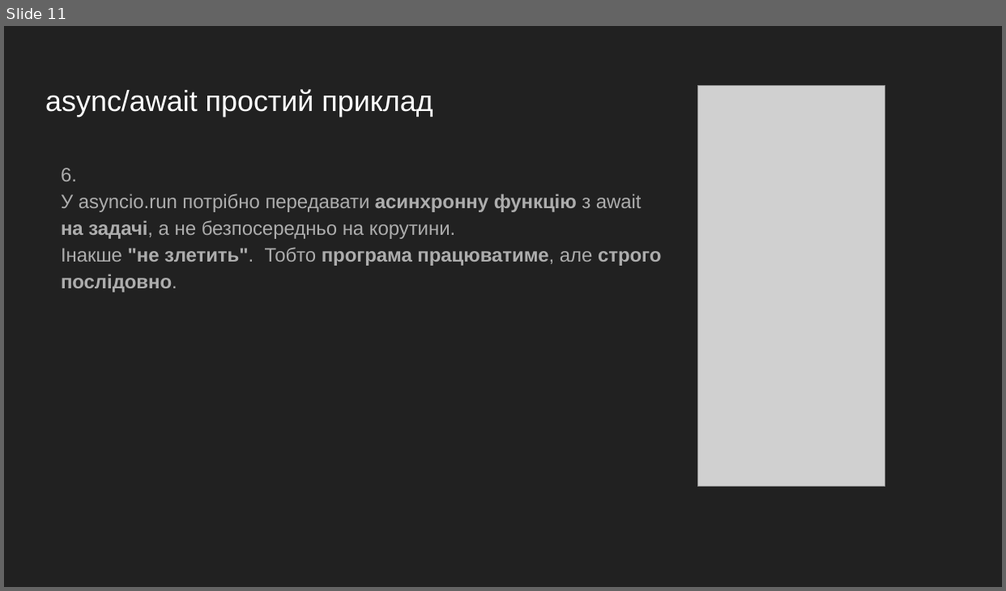
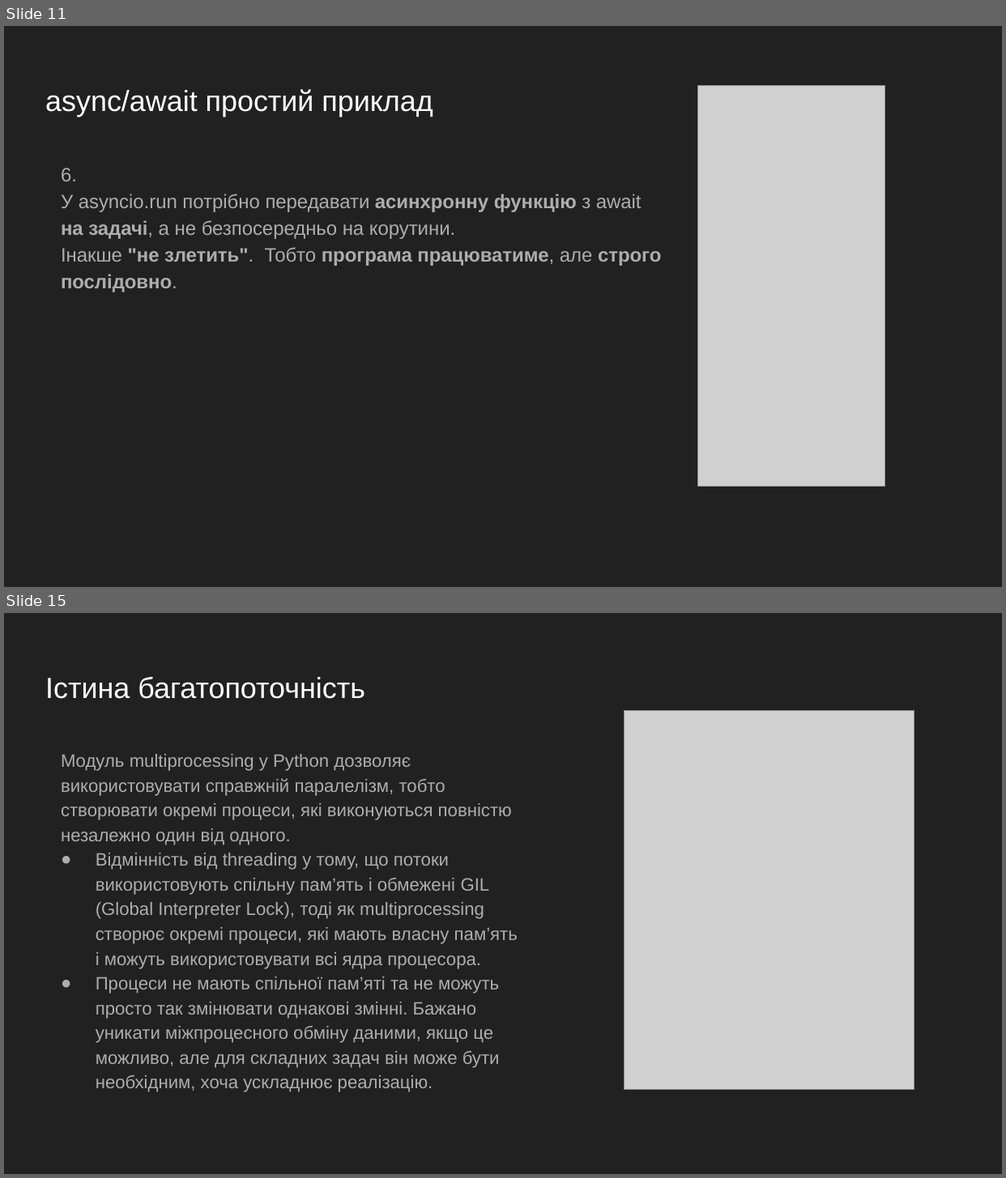
Before and after one commit to GeorgKantsedal/MMP-KKS-tasks, a slide deck: lectures materials/mmp/MMP4 Paradigms in Python part3.pptx. Shown one above the other, each under a label of ours: slide 11 before the commit, slides 11 and 15 after it; the slides between them are not shown. The pictures are 1006x591 and 1006x1178 pixels, drawn with LibreOffice and Linux fonts; fonts in the diff are those of the drawing; grey boxes stand for pictures. Boxes give left, top, right and bottom in pixels: in the first picture for what was removed or moved away, otherwise in the second. Text is boxed around its words. In the diff, an @@ line names an element or a change of style, - is before the commit and + after.

Commit message:
Added multiprocessing

```diff
--- a/lectures materials/mmp/MMP4 Paradigms in Python part3.pptx
+++ b/lectures materials/mmp/MMP4 Paradigms in Python part3.pptx
@@ slide 15 added at (4,613,1002,1174), background #212121 @@
@@ title added at (45,676,365,699), 28 pt, text #FFFFFF @@
+Істина багатопоточність
@@ picture added at (624,711,914,1090) @@
@@ text added at (61,754,518,1093), 17.3 pt, text #ADADAD @@
+Модуль multiprocessing у Python дозволяє використовувати справжній паралелізм, тобто створювати окремі процеси, які виконуються повністю незалежно один від одного.
+● Відмінність від threading у тому, що потоки використовують спільну пам’ять і обмежені GIL (Global Interpreter Lock), тоді як multiprocessing створює окремі процеси, які мають власну пам’ять і можуть використовувати всі ядра процесора.
+● Процеси не мають спільної пам’яті та не можуть просто так змінювати однакові змінні. Бажано уникати міжпроцесного обміну даними, якщо це можливо, але для складних задач він може бути необхідним, хоча ускладнює реалізацію.
```
Also in this commit, not shown: 1 slide changed, 3 other slides added.
